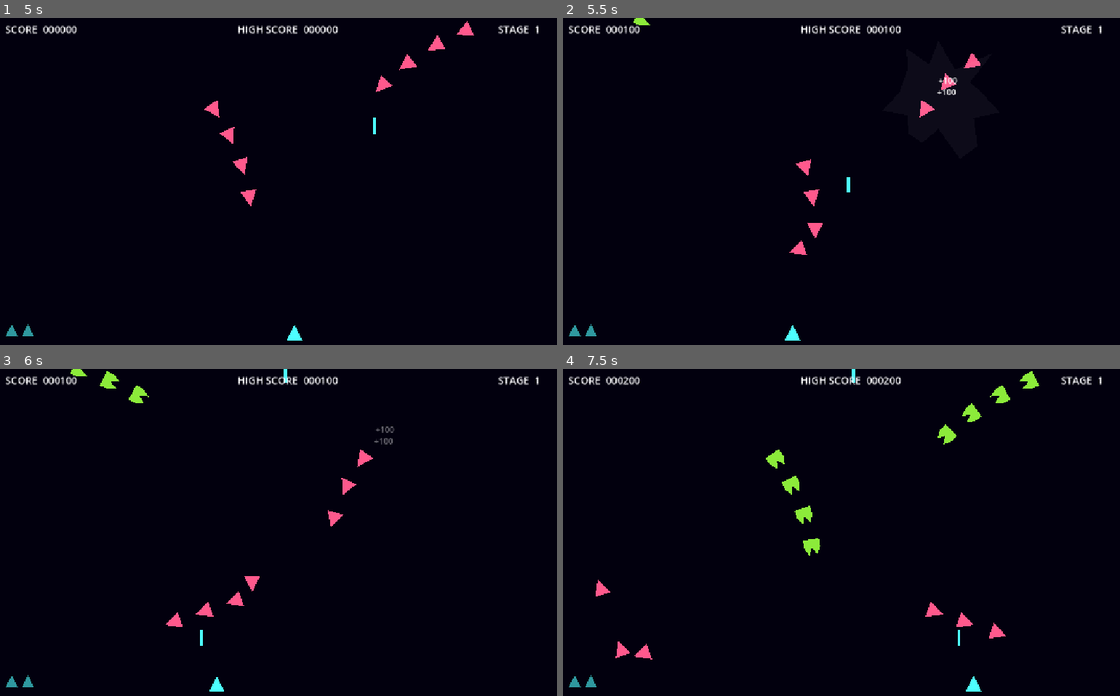
Above: before the commit, frames 1-4 (two rows, left to right).
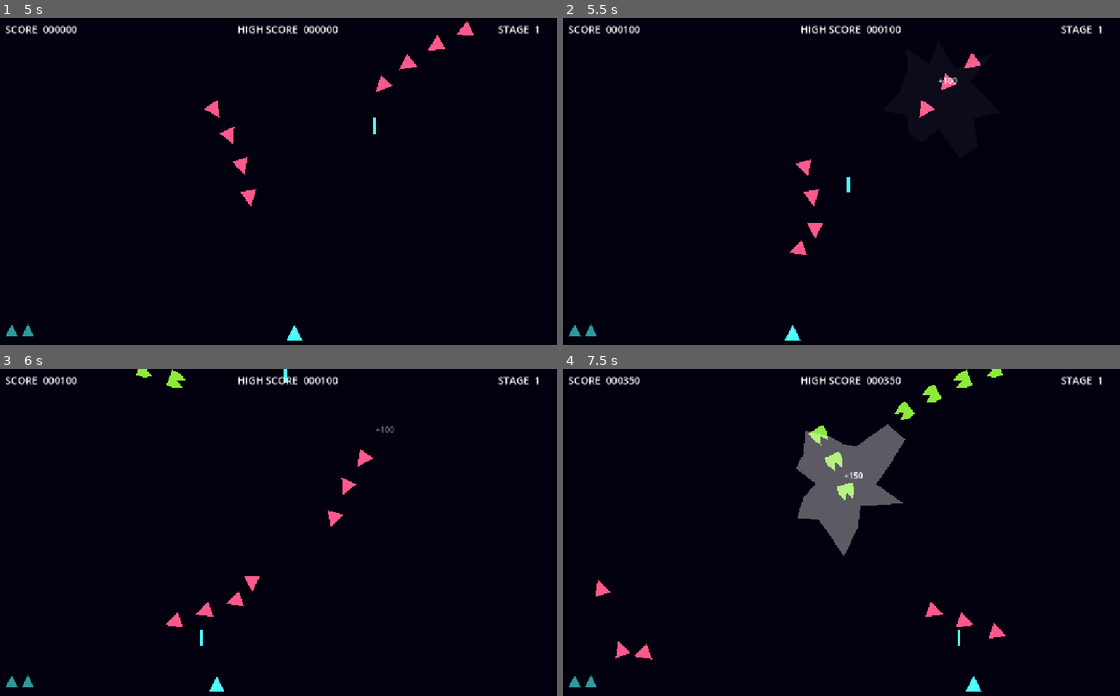
Above: after the commit, the same moments.

Repository: devbernardolopes/pew-pew-bubblegum
Game: Godot game, scene res://scenes/universe.tscn
The game is run twice, just before and just after one commit, with the same random seed, the same clock (stepped at 60 frames per second) and the same inputs.
Inputs:
- Up to frame 1 (5 s): tap Enter at 0.5 s; hold Right (right) 0.53-1.28 s; hold X (fire) 0.53-1.28 s; hold Left (left) 1.28-2.03 s; tap X (fire) at 1.35, 2.85, 4.35 s; hold X (fire) 2.03-2.78 s; hold Right (right) 2.03-3.53 s; hold X (fire) 3.53-4.28 s; hold Left (left) from 3.53 s (still down)
- Up to frame 2 (5.5 s): keep holding Left (left); hold X (fire) from 5.03 s (still down)
- Up to frame 3 (6 s): release Left (left) at 5.78 s; release X (fire) at 5.78 s; hold Right (right) from 5.78 s (still down); tap X (fire) at 5.85 s
- Up to frame 4 (7.5 s): keep holding Right (right); hold X (fire) 6.53-7.28 s; tap X (fire) at 7.35 s

Frame 1 is identical in both runs. In frame 2, less than 0.1% of the frame differs, in the area x 12-71%, y 0-24%; in frame 3, 0.5%; in frame 4, 5.5%, in the area x 10-86%, y 0-58%.

Commit message:
feat(stages): multiple stages in StageDirector

Diff:
--- /dev/null
+++ b/resources/curves/entry_left_01.tres
@@ -0,0 +1,7 @@
+[gd_resource type="Curve2D" format=3 uid="uid://cvaqogbwrn732"]
+
+[resource]
+_data = {
+"points": PackedVector2Array(0, 0, 0, 0, 0, -64, -95.0201, -140.1144, 95.0201, 140.1144, 512, 128, 0, 0, 0, 0, 576, 384, 72.842, -57.475002, -72.842, 57.475002, 512, 512, 0, 0, 0, 0, 256, 576, 22.990002, 113.740005, -22.990002, -113.740005, 64, 448, 0, 0, 0, 0, 640, 512, 0, 0, 0, 0, 256, 384, 0, 0, 0, 0, 448, 256)
+}
+point_count = 9
--- /dev/null
+++ b/resources/formation_data.gd
@@ -0,0 +1,7 @@
+class_name FormationData
+extends Resource
+
+@export var rows: int = 2
+@export var spacing: Vector2 = Vector2(48, 40)
+@export var sway_amplitude: float = 40.0
+@export var sway_speed: float = 1.2
--- /dev/null
+++ b/resources/formations/form_3_rows.tres
@@ -0,0 +1,10 @@
+[gd_resource type="Resource" script_class="FormationData" load_steps=1 format=3 uid="uid://dummy"]
+
+[ext_resource type="Script" path="res://resources/formation_data.gd" id="1_fd"]
+
+[resource]
+script = ExtResource("1_fd")
+rows = 3
+spacing = Vector2(48, 40)
+sway_amplitude = 40.0
+sway_speed = 1.2
--- /dev/null
+++ b/resources/formations/form_4_wide.tres
@@ -0,0 +1,10 @@
+[gd_resource type="Resource" script_class="FormationData" load_steps=1 format=3]
+
+[ext_resource type="Script" path="res://resources/formation_data.gd" id="1_fd"]
+
+[resource]
+script = ExtResource("1_fd")
+rows = 4
+spacing = Vector2(64, 48)
+sway_amplitude = 60.0
+sway_speed = 0.8
--- a/resources/stages/stage_default.tres
+++ b/resources/stages/stage_default.tres
@@ -5,25 +5,30 @@
 [ext_resource type="Script" uid="uid://cfqxmshih2ed7" path="res://resources/stage_data.gd" id="4_stage"]
 [ext_resource type="Script" uid="uid://c775yud1oetrm" path="res://resources/wave_data.gd" id="5_wave"]
 [ext_resource type="PackedScene" uid="uid://c2op66fmfonco" path="res://scenes/entities/foe_trapezoid.tscn" id="6_da535"]
+[ext_resource type="Curve2D" uid="uid://cvaqogbwrn732" path="res://resources/curves/entry_left_01.tres" id="6_l17ag"]
 [ext_resource type="Curve2D" uid="uid://rhy0fy3n10j3" path="res://resources/curves/entry_left_02.tres" id="6_pnxxg"]
+[ext_resource type="Resource" path="res://resources/formations/form_4_wide.tres" id="7_o3bh2"]
 
 [sub_resource type="Resource" id="1_wave01"]
 script = ExtResource("5_wave")
 foe_scene = ExtResource("1_foe01")
 entry_curve = ExtResource("6_pnxxg")
+row = 1
+formation = ExtResource("7_o3bh2")
 
 [sub_resource type="Resource" id="2_wave02"]
 script = ExtResource("5_wave")
 foe_scene = ExtResource("2_foe02")
-entry_curve = ExtResource("6_pnxxg")
+entry_curve = ExtResource("6_l17ag")
 row = 2
+formation = ExtResource("7_o3bh2")
 delay = 2.5
 
 [sub_resource type="Resource" id="Resource_5fwve"]
 script = ExtResource("5_wave")
 foe_scene = ExtResource("6_da535")
 entry_curve = ExtResource("6_pnxxg")
-row = 1
+formation = ExtResource("7_o3bh2")
 delay = 4.0
 metadata/_custom_type_script = "uid://c775yud1oetrm"
 
--- a/resources/wave_data.gd
+++ b/resources/wave_data.gd
@@ -10,5 +10,7 @@
 @export var row: int = 0
 ## Seconds between two foes entering from the same side.
 @export var spacing: float = 0.25
+## The formation layout for this wave.
+@export var formation: FormationData = null
 ## Seconds after the previous wave started before this one begins.
 @export var delay: float = 0.0
--- /dev/null
+++ b/scenes/lab/curves/entry_left_01.tscn
@@ -0,0 +1,6 @@
+[gd_scene format=3 uid="uid://d1xkonyui7g6x"]
+
+[ext_resource type="Curve2D" uid="uid://cvaqogbwrn732" path="res://resources/curves/entry_left_01.tres" id="1_8jbdy"]
+
+[node name="EntryLeft01" type="Path2D" unique_id=2003802095]
+curve = ExtResource("1_8jbdy")
--- a/scenes/universe.tscn
+++ b/scenes/universe.tscn
@@ -4,6 +4,7 @@
 [ext_resource type="Script" uid="uid://c5nax51s2alh" path="res://scripts/editor/entities_editor_helper.gd" id="1_uc3kj"]
 [ext_resource type="Script" uid="uid://s1v84be4gvx6" path="res://scripts/universe.gd" id="5_univ"]
 [ext_resource type="Script" uid="uid://d1dsjjt3psx88" path="res://scripts/formation.gd" id="6_form"]
+[ext_resource type="Script" uid="uid://cfqxmshih2ed7" path="res://resources/stage_data.gd" id="7_5fwve"]
 [ext_resource type="Curve2D" uid="uid://e73jc7qpl2mv" path="res://resources/curves/dive_left.tres" id="10_dive"]
 [ext_resource type="Script" uid="uid://b81te8tub8bg" path="res://scripts/dive_director.gd" id="11_director"]
 [ext_resource type="Resource" uid="uid://bv7lmw5x1q3t8" path="res://resources/stages/stage_default.tres" id="12_stage"]
@@ -26,8 +27,6 @@
 [node name="DiveDirector" type="Node" parent="." unique_id=1705528934]
 script = ExtResource("11_director")
 dive_curve = ExtResource("10_dive")
-interval_min = 2.0
-interval_max = 3.5
 
 [node name="Formation" type="Node2D" parent="." unique_id=1337452019]
 position = Vector2(576, 80)
@@ -43,16 +42,15 @@
 
 [node name="StageDirector" type="Node" parent="." unique_id=258270816]
 script = ExtResource("13_stage_dir")
-stage_data = ExtResource("12_stage")
+stages = Array[ExtResource("7_5fwve")]([ExtResource("12_stage")])
 
 [node name="HeroSpawn" type="Marker2D" parent="." unique_id=258270815]
 position = Vector2(576, 624)
 
-[node name="Camera2D" type="Camera2D" parent="." unique_id=9999999999]
+[node name="Camera2D" type="Camera2D" parent="." unique_id=1410065407]
 anchor_mode = 3
-position = Vector2(0, 0)
 
-[node name="Effects" type="Node2D" parent="." unique_id=9999999998 groups=["effects"]]
+[node name="Effects" type="Node2D" parent="." unique_id=1410065406 groups=["effects"]]
 
 [node name="Projectiles" type="Node2D" parent="." unique_id=1480221933 groups=["projectiles"]]
 
--- a/scripts/foe_brain.gd
+++ b/scripts/foe_brain.gd
@@ -127,6 +127,8 @@
 
 
 func _process_settling(delta: float) -> void:
+	if not is_instance_valid(_slot):
+		return
 	var speed: float = _get_speed()
 	_entity.global_position = _entity.global_position.move_toward(_slot.global_position, speed * delta)
 	_entity.rotation = lerp_angle(_entity.rotation, PI, 1.0 - exp(-turn_rate * delta))
--- a/scripts/formation.gd
+++ b/scripts/formation.gd
@@ -18,15 +18,35 @@
 @export var sway_amplitude: float = 40.0
 ## Angular speed of the sway, in radians per second.
 @export var sway_speed: float = 1.2
+@export var formation_data: FormationData = null
 
 var _center_x: float = 0.0
 var _time: float = 0.0
 var _slots: Array[Marker2D] = []
 
 
+func apply_formation_data(data: FormationData) -> void:
+	if data == null:
+		return
+	# Only rebuild if parameters actually changed to avoid breaking slot references.
+	if rows == data.rows and spacing == data.spacing and sway_amplitude == data.sway_amplitude and sway_speed == data.sway_speed:
+		return
+	rows = data.rows
+	spacing = data.spacing
+	sway_amplitude = data.sway_amplitude
+	sway_speed = data.sway_speed
+	# Rebuild slots
+	for child in get_children():
+		child.queue_free()
+	_slots.clear()
+	_create_slots()
+
 func _ready() -> void:
+	if formation_data != null:
+		apply_formation_data(formation_data)
+	else:
+		_create_slots()
 	_center_x = position.x
-	_create_slots()
 	if sway_amplitude * sway_speed >= MAX_SLOT_SPEED:
 		push_warning("Formation slots are too fast: lowering sway_amplitude or sway_speed lets foes catch them.")
 
--- a/scripts/projectile.gd
+++ b/scripts/projectile.gd
@@ -57,9 +57,7 @@
 	if is_instance_valid(_shooter):
 		_shooter.shots_hit += 1
 	if target.is_dead and team == Helpers.TEAM.FRIEND and target.data != null and target.data.team == Helpers.TEAM.FOE:
-		var score_value: int = target.get_score_value()
-		GameManager.add_score(score_value)
-		EffectsScript.score_popup(global_position, score_value, target.score_multiplier > 1)
+		GameManager.add_score(target.get_score_value())
 	queue_free()
 
 
--- a/scripts/stage_director.gd
+++ b/scripts/stage_director.gd
@@ -3,8 +3,8 @@
 ## Spawns waves in order from a [StageData] resource and manages the stage
 ## lifecycle: intro, spawning, playing, cleared, and game-over stop.
 
-## The stage definition (list of waves).
-@export var stage_data: StageData = null
+## The stage definitions (ordered list for cycling).
+@export var stages: Array[StageData] = []
 ## Formation node that holds the slots.
 @export var formation: Formation = null
 ## Entities container where foes are spawned.
@@ -32,6 +32,7 @@
 var _state: int = 0  # 0=INTRO, 1=SPAWNING, 2=PLAYING, 3=CLEARED, 4=STOPPED
 var _wave_index: int = 0
 var _timer: float = 0.0
+var _current_stage_index: int = 0
 
 
 func _ready() -> void:
@@ -42,12 +43,12 @@
 		entities = get_parent().get_node_or_null("Entities") as Node2D
 	if dive_director == null:
 		dive_director = get_parent().get_node_or_null("DiveDirector") as DiveDirector
-	if stage_data == null:
-		push_error("StageDirector: stage_data is null.")
+	if stages.is_empty():
+		push_error("StageDirector: stages is empty.")
 		_state = 4
 		return
-	if stage_data.waves.is_empty():
-		push_error("StageDirector: stage_data has no waves.")
+	if stages[0].waves.is_empty():
+		push_error("StageDirector: first stage has no waves.")
 		_state = 4
 		return
 	if dive_director == null:
@@ -66,16 +67,16 @@
 			_timer -= delta
 			if _timer <= 0.0:
 				_state = 1  # SPAWNING
-				_timer = stage_data.waves[_wave_index].delay
+				_timer = _current_stage().waves[_wave_index].delay
 		1:  # SPAWNING
 			_timer -= delta
 			if _timer <= 0.0:
 				_spawn_current_wave()
 				_wave_index += 1
-				if _wave_index >= stage_data.waves.size():
+				if _wave_index >= _current_stage().waves.size():
 					_state = 2  # PLAYING
 				else:
-					_timer = stage_data.waves[_wave_index].delay
+					_timer = _current_stage().waves[_wave_index].delay
 		2:  # PLAYING
 			if _count_live_foes() == 0:
 				_state = 3  # CLEARED
@@ -83,11 +84,15 @@
 		3:  # CLEARED
 			_timer -= delta
 			if _timer <= 0.0:
+				_current_stage_index = (_current_stage_index + 1) % stages.size()
 				GameManager.advance_stage()
 				_begin_stage()
 		4:  # STOPPED
 			pass
 
+
+func _current_stage() -> StageData:
+	return stages[_current_stage_index]
 
 func _begin_stage() -> void:
 	_apply_difficulty()
@@ -97,13 +102,17 @@
 
 
 func _spawn_current_wave() -> void:
-	var wave: WaveData = stage_data.waves[_wave_index]
+	var wave: WaveData = _current_stage().waves[_wave_index]
 	if wave.foe_scene == null:
 		push_warning("StageDirector: wave %d has no foe_scene; skipping." % _wave_index)
 		return
 	if formation == null or entities == null:
 		push_error("StageDirector: formation or entities not set.")
 		return
+	# Apply per-wave formation layout
+	if wave.formation != null and formation != null:
+		formation.apply_formation_data(wave.formation)
+
 	# Spawn one foe per column in the wave's row, mirrored from the right.
 	var row: int = wave.row
 	var col_count: int = formation.columns
Not shown, added: resources/formation_data.gd.uid
